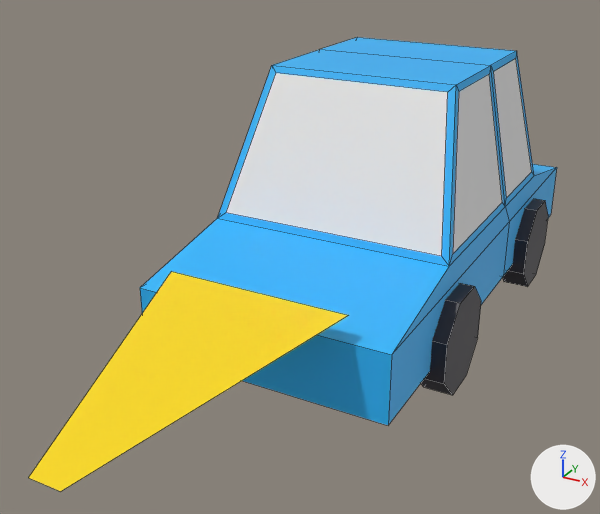
Two versions of the Blender file assets.blend, one commit apart.
Rendered twice from a camera (50 mm lens) standing at (0.322, -0.774, 0.419) and looking at (-0.024, -0.144, 0.105). The axes (+X, +Y, +Z) are drawn at lower right. The lights are the same throughout. The picture after the commit comes second. Mesh edges are drawn as thin lines. The same objects are shown in both versions, whatever each file hides.

Objects in the first picture: 'car'.
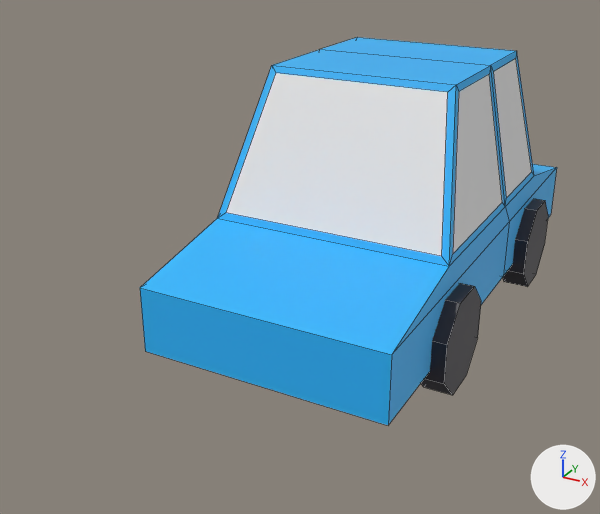
Boxes [x1, y1, x2, y2] around the edits, measured in the pictures (600 x 514 px):
'car', reshaped (21% narrower, 15% shorter): before [29, 37, 557, 491]; after [140, 37, 557, 425]
part 1 of me_cube_002, deleted (yellow): before [29, 271, 349, 491]

What the commit changed:
me_cube_002 is used by ob_car; location (0.0, 0.0, 0.0).
me_cube_002 had 116 vertices, 87 faces and spanned x -0.134..0.134, y -0.5..0.268, z 0.001..0.266.
me_cube_002 now has 112 vertices, 86 faces and spans x -0.134..0.134, y -0.263..0.268, z 0.001..0.266.
me_cube_002 part 1: the loose piece of 4 vertices spanning x -0.083..0.083, y -0.5..-0.263, z 0.1..0.125 is deleted.
